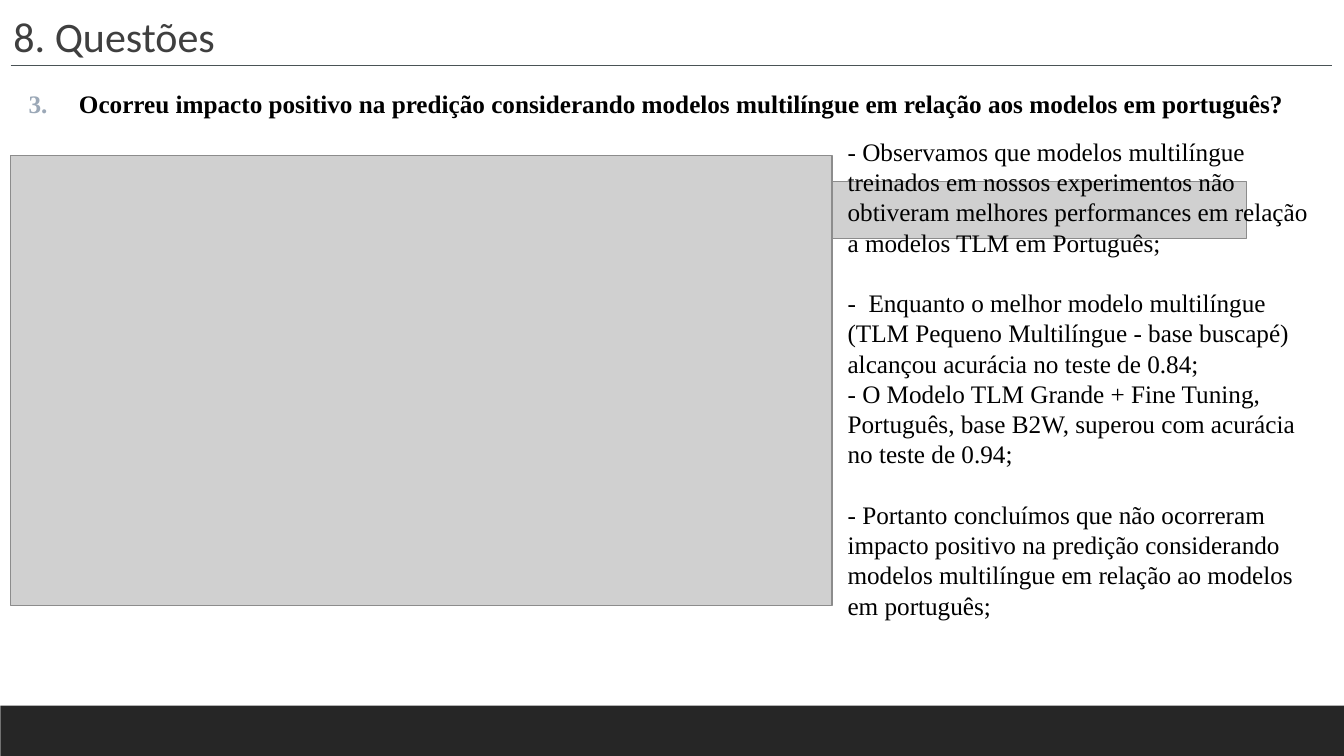
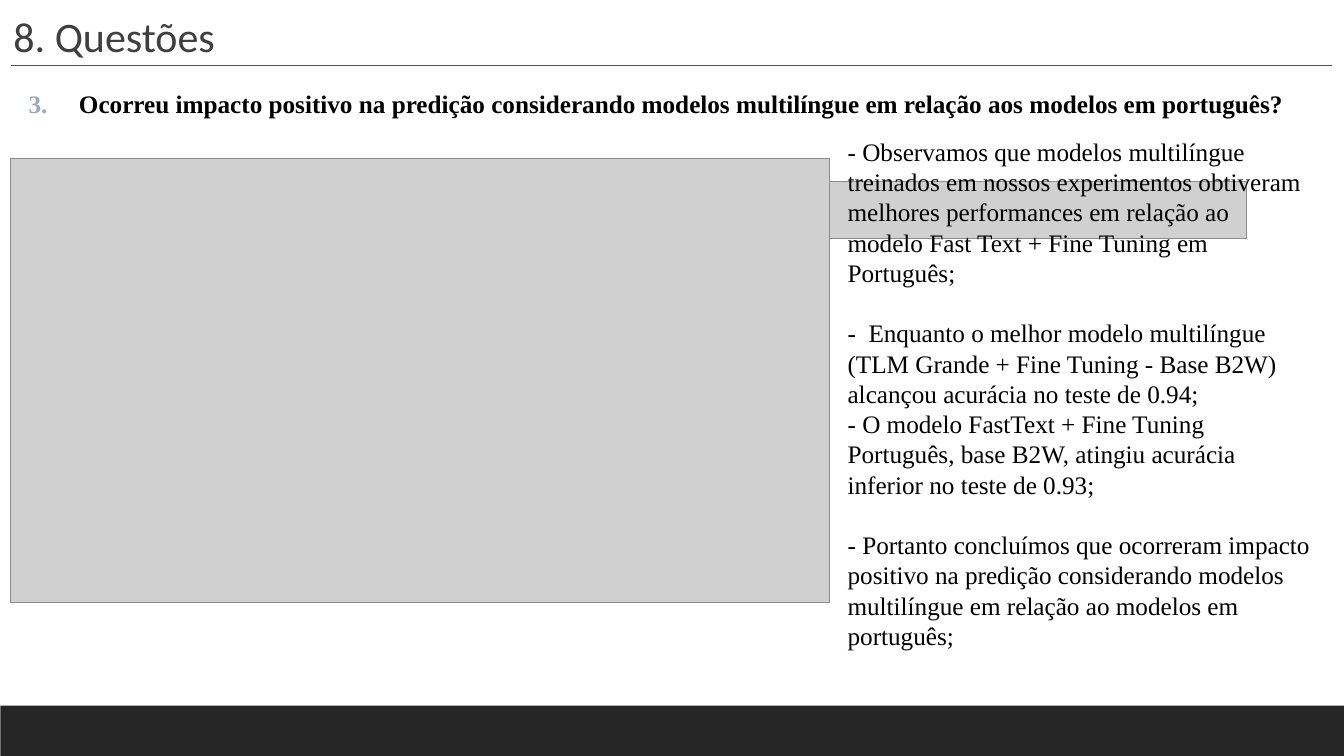
Before and after one commit to brugnaro2022/nlp, a slide deck: slide 30 of documents/Projeto_PLN_v_2.pptx. Drawn at 1344x756 pixels with LibreOffice and Linux fonts; fonts in the diff are those of the drawing; grey boxes stand for pictures. Boxes give left, top, right and bottom in pixels: in the first picture for what was removed or moved away, otherwise in the second. Text is boxed around its words. In the diff, an @@ line names an element or a change of style, - is before the commit and + after.

```diff
--- a/documents/Projeto_PLN_v_2.pptx
+++ b/documents/Projeto_PLN_v_2.pptx
@@ text at [848,143,1309,651]: text changed @@
-- Observamos que modelos multilíngue treinados em nossos experimentos não obtiveram melhores performances em relação a modelos TLM em Português;
-- Enquanto o melhor modelo multilíngue (TLM Pequeno Multilíngue - base buscapé) alcançou acurácia no teste de 0.84;
-- O Modelo TLM Grande + Fine Tuning, Português, base B2W, superou com acurácia no teste de 0.94;
-- Portanto concluímos que não ocorreram impacto positivo na predição considerando modelos multilíngue em relação ao modelos em português;
+- Observamos que modelos multilíngue treinados em nossos experimentos obtiveram melhores performances em relação ao modelo Fast Text + Fine Tuning em Português;
+- Enquanto o melhor modelo multilíngue (TLM Grande + Fine Tuning - Base B2W) alcançou acurácia no teste de 0.94;
+- O modelo FastText + Fine Tuning Português, base B2W, atingiu acurácia inferior no teste de 0.93;
+- Portanto concluímos que ocorreram impacto positivo na predição considerando modelos multilíngue em relação ao modelos em português;
@@ picture: place and size @@
-picture at [10,155,832,606]
+picture at [10,159,830,603]
```
Also in this commit, not shown: 1 other slide changed, 29 other files.
